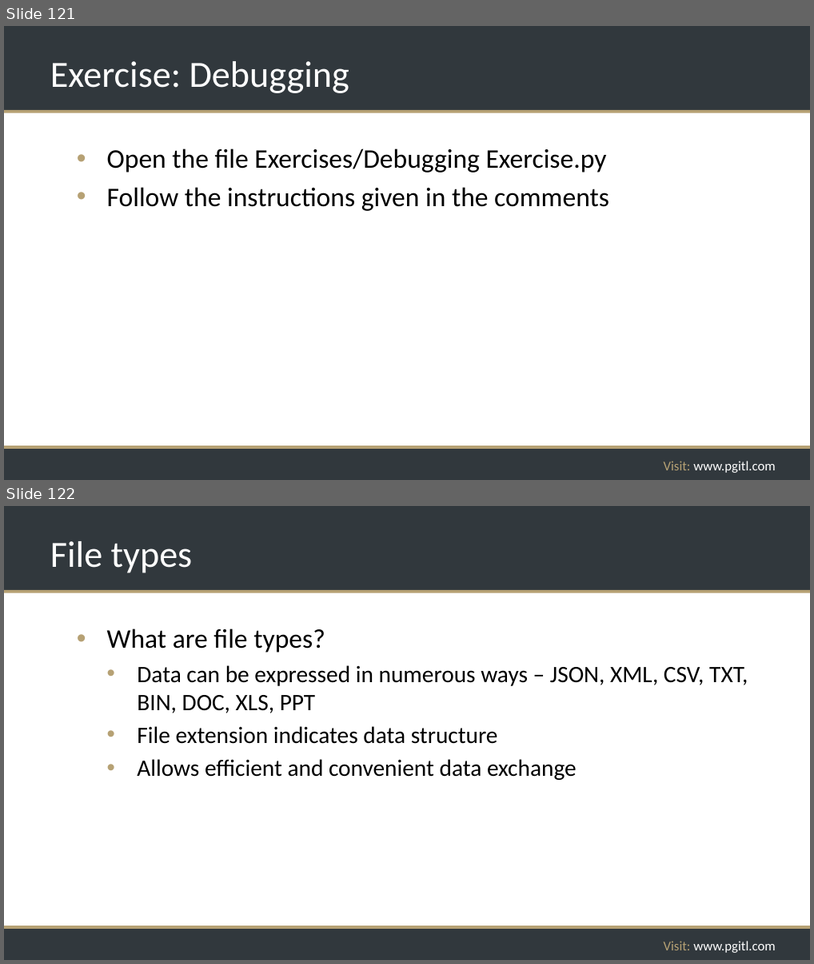
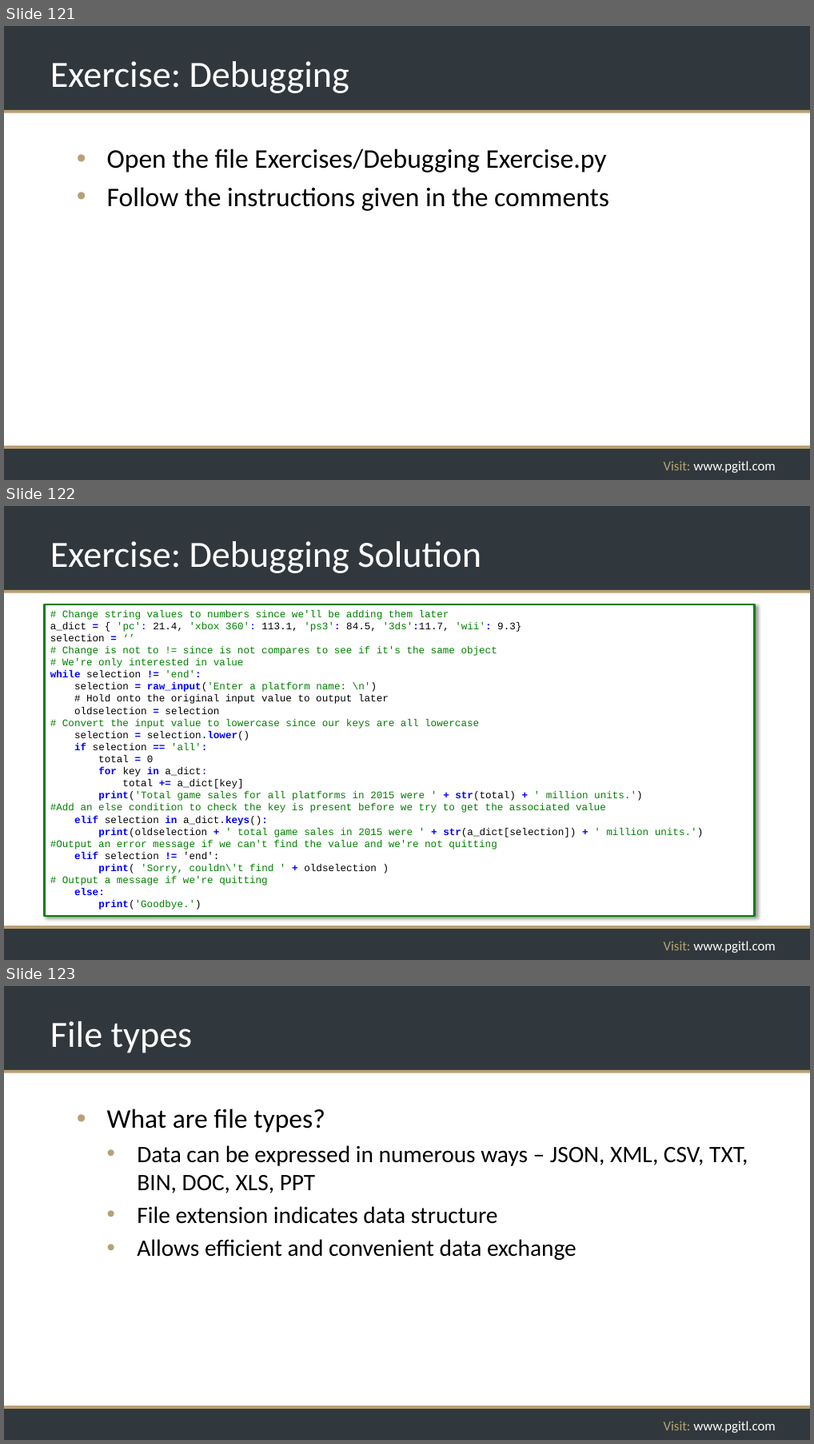
Before and after one commit to rikkouri/project-a, a slide deck: Programming Foundations.pptx. Shown one above the other, each under a label of ours: slides 121 and 122 before the commit, slides 121, 122 and 123 after it. The pictures are 814x964 and 814x1444 pixels, drawn with LibreOffice and Linux fonts; fonts in the diff are those of the drawing; background and template pictures are left out. Boxes give left, top, right and bottom in pixels: in the first picture for what was removed or moved away, otherwise in the second. Text is boxed around its words. In the diff, an @@ line names an element or a change of style, - is before the commit and + after.

Commit message:
Debugging exercise solution

```diff
--- a/Programming Foundations.pptx
+++ b/Programming Foundations.pptx
@@ slide 122 added at [4,506,810,960], background #FFFFFF; not listed: 5 template elements that a slide beside it also shows @@
@@ title added at [50,541,482,573], 44 pt, text #FFFFFF @@
+Exercise: Debugging Solution
@@ rectangle added at [45,604,755,916], fill #FFFFFF, outline #008000 2.25 pt, 12 pt, text #008000 @@
+# Change string values to numbers since we'll be adding them later
+a_dict = { 'pc': 21.4, 'xbox 360': 113.1, 'ps3': 84.5, '3ds':11.7, 'wii': 9.3}
+selection = ‘’
+# Change is not to != since is not compares to see if it's the same object
+# We're only interested in value
+while selection != 'end':
+selection = raw_input('Enter a platform name: \n')
+# Hold onto the original input value to output later
+oldselection = selection
+# Convert the input value to lowercase since our keys are all lowercase
+selection = selection.lower()
+if selection == 'all':
+total = 0
+for key in a_dict:
+total += a_dict[key]
+print('Total game sales for all platforms in 2015 were ' + str(total) + ' million units.')
+#Add an else condition to check the key is present before we try to get the associated value
+elif selection in a_dict.keys():
+print(oldselection + ' total game sales in 2015 were ' + str(a_dict[selection]) + ' million units.')
+#Output an error message if we can't find the value and we're not quitting
+elif selection != 'end':
+print( 'Sorry, couldn\'t find ' + oldselection )
+# Output a message if we're quitting
+else:
+print('Goodbye.')
@@ what was slide 122 is now slide 123 @@
```
Also in this commit, not shown: 1 slide changed, 1 other file.
